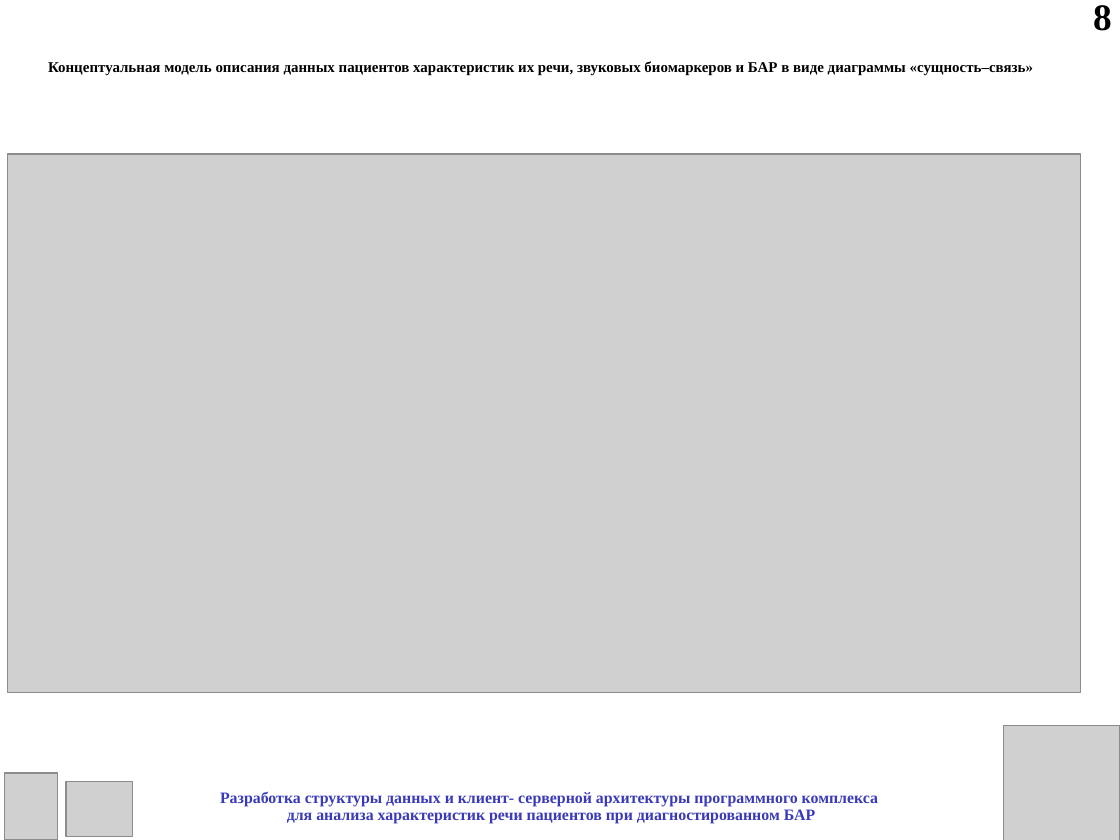
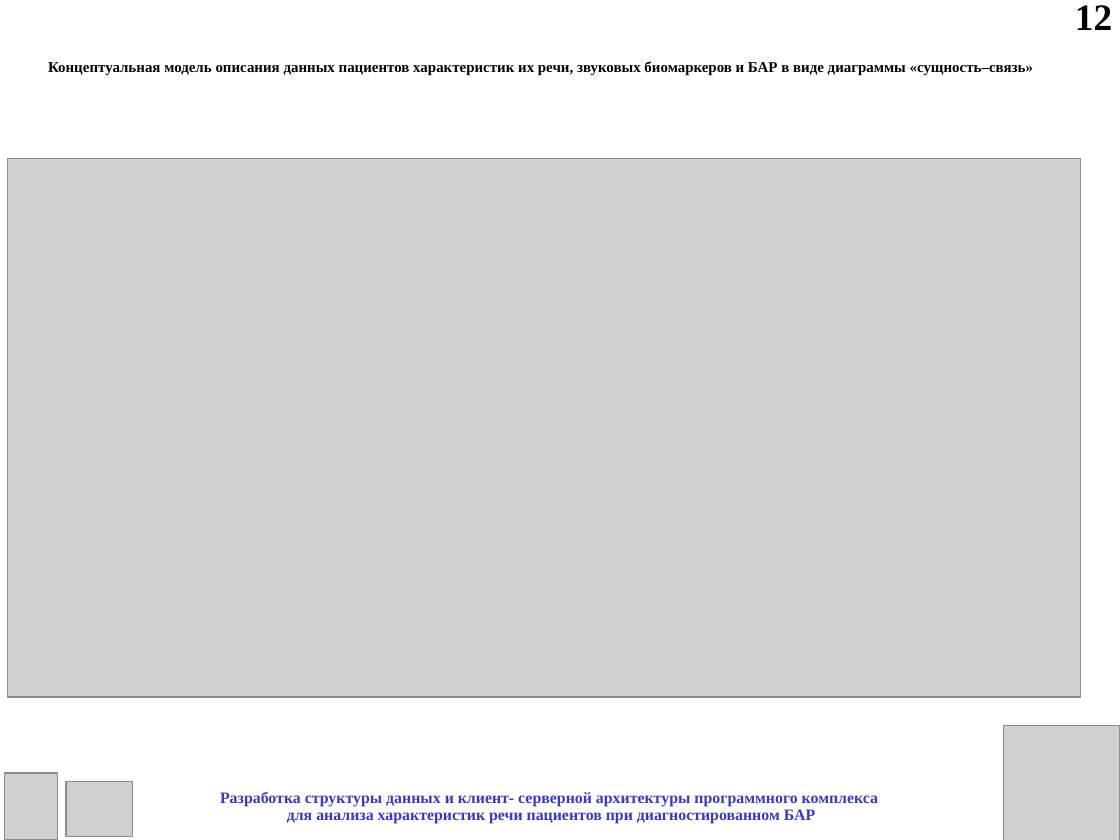
Before and after one commit to leysanSafina/BiomarkerAnalysis, a slide deck: slide 12 of Мониторинг биполярного расстройства/Практика/Сафина_практика_презентация.ppt (slide 8 before the commit). Drawn at 1120x840 pixels with LibreOffice and Linux fonts; fonts in the diff are those of the drawing; grey boxes stand for pictures. Boxes give left, top, right and bottom in pixels: in the first picture for what was removed or moved away, otherwise in the second. Text is boxed around its words. In the diff, an @@ line names an element or a change of style, - is before the commit and + after.

```diff
--- a/Мониторинг биполярного расстройства/Практика/Сафина_практика_презентация.ppt
+++ b/Мониторинг биполярного расстройства/Практика/Сафина_практика_презентация.ppt
@@ text added at [1075, 5, 1112, 30], 24 pt, text #000000, bold @@
+12
@@ text removed at [1093, 5, 1112, 31] @@
-8
@@ picture: place and size @@
-picture at [8, 155, 1081, 693]
+picture at [8, 158, 1081, 697]
```
Also in this commit, not shown: 12 other slides changed, 7 slides added, 8 other files.
